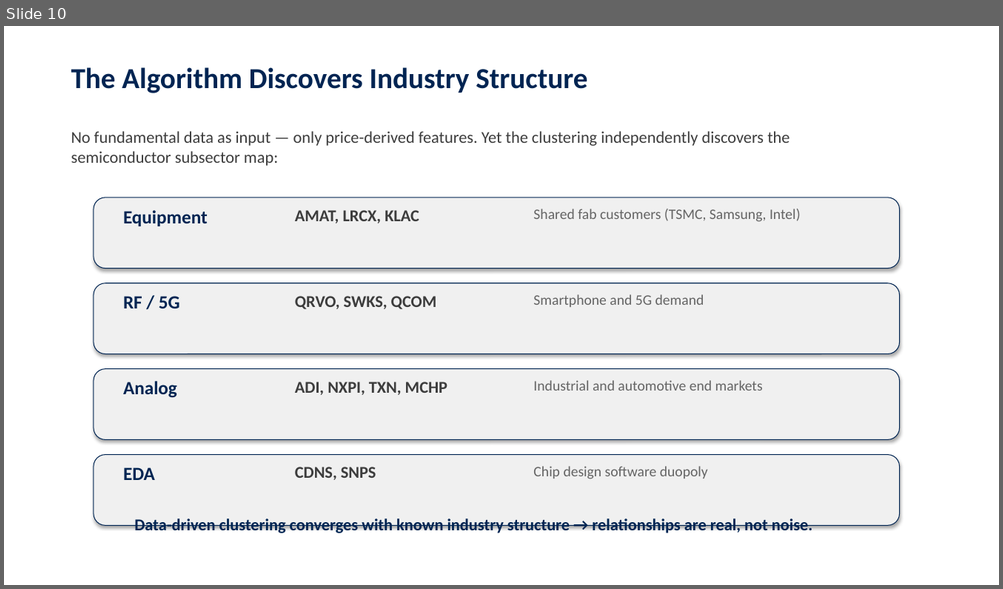
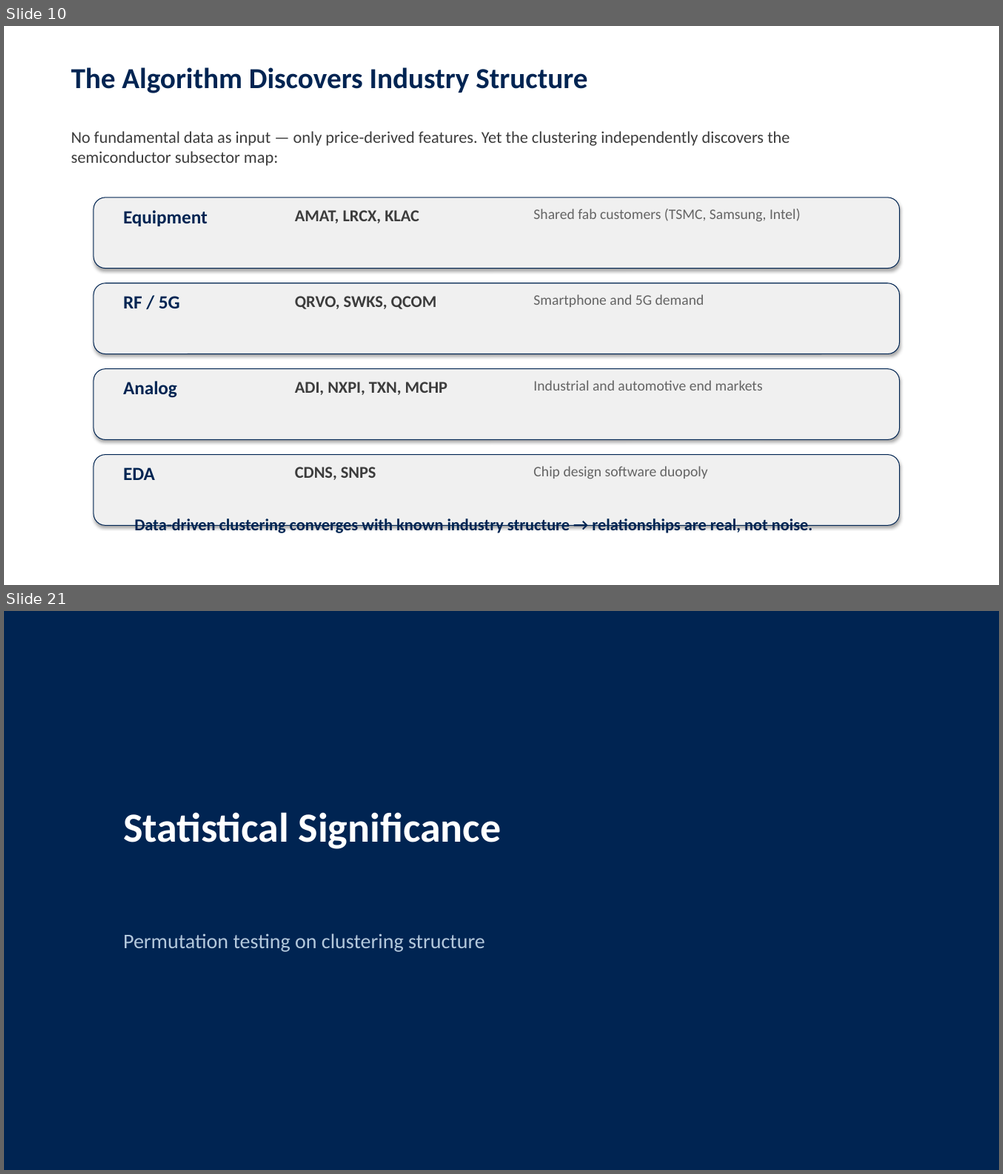
Before and after one commit to jcmcode/pairs-test, a slide deck: deliverables/presentation.pptx. Shown one above the other, each under a label of ours: slide 10 before the commit, slides 10 and 21 after it; the slides between them are not shown. The pictures are 1003x589 and 1003x1174 pixels, drawn with LibreOffice and Linux fonts; fonts in the diff are those of the drawing. Boxes give left, top, right and bottom in pixels: in the first picture for what was removed or moved away, otherwise in the second. Text is boxed around its words. In the diff, an @@ line names an element or a change of style, - is before the commit and + after.

```diff
--- a/deliverables/presentation.pptx
+++ b/deliverables/presentation.pptx
@@ slide 21 added at box(4, 611, 999, 1170), background #002452 @@
@@ text added at box(123, 812, 501, 849), 40 pt, text #FFFFFF, bold @@
+Statistical Significance
@@ text added at box(123, 934, 485, 952), 20 pt, text #B4C8DC @@
+Permutation testing on clustering structure
```
Also in this commit, not shown: 6 slides changed, 14 other slides added, 10 slides removed, 3 other files.
